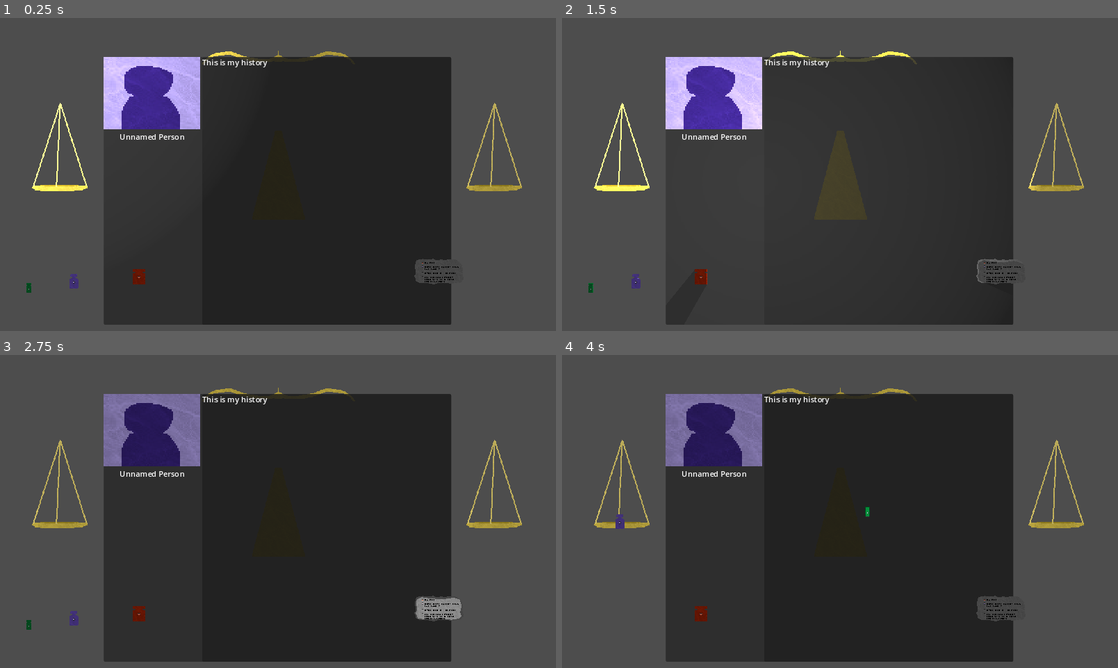
Above: before the commit, frames 1-4 (two rows, left to right).
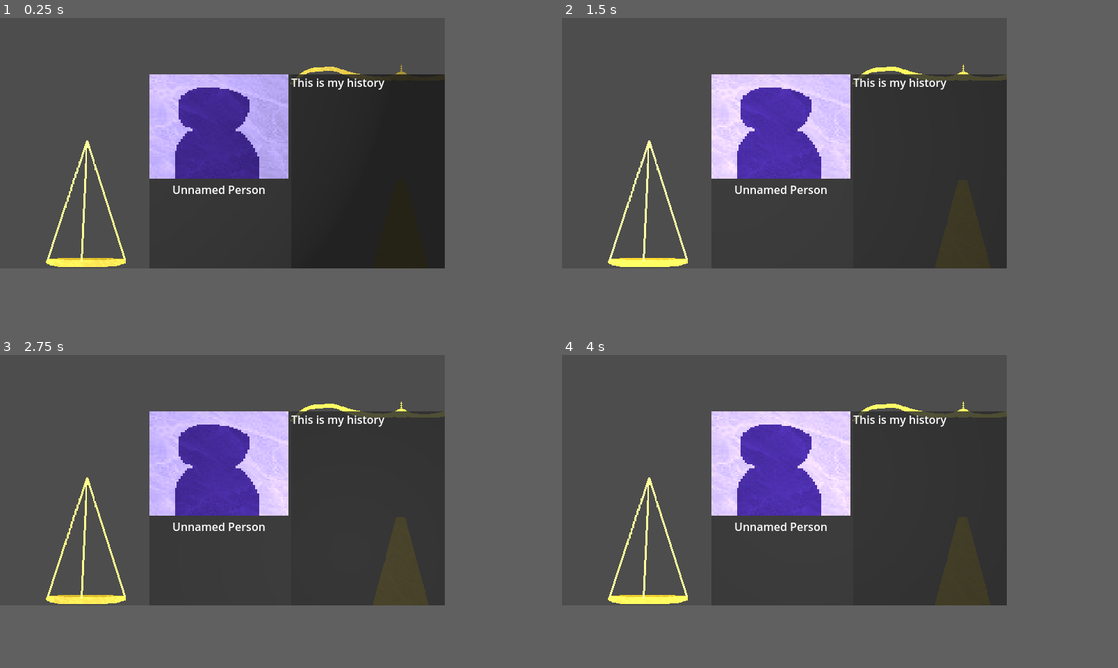
Above: after the commit, the same moments.

Repository: NicEastvillage/GMTKGameJam2024
Game: Godot game, scene res://scenes/main.tscn
Same seed, same stepped clock (60 frames per second), same inputs: the game is played once before the commit and once after it.
Inputs (mouse positions are in pixels of both pictures, inside the frame that each line leads up to):
- Up to frame 1 (0.25 s): no input
- Up to frame 2 (1.5 s): tap Enter at 0.5 s; drag from (1051, 183) to (617, 183) at 0.52 s; tap Space at 1.25 s; drag from (617, 183) to (1051, 183) at 1.27 s
- Up to frame 3 (2.75 s): tap Enter at 2 s; move the mouse to (439, 608) at 2.02 s; click (439, 608) at 2.17 s
- Up to frame 4 (4 s): tap Space at 2.75 s; drag from (634, 617) to (617, 520) at 2.77 s; tap Enter at 3.5 s; drag from (589, 624) to (867, 511) at 3.52 s
In our replay, the window is 800x450 before the commit and 640x360 after it. These sizes can differ from the game's own. Grey fills any space a smaller window leaves; there, only what the larger window draws over its background counts as a difference.

The runs differ from the first frame. In frame 1, 29% of the frame differs, in the area x 4-94%, y 10-98%; in frame 2, 25%; in frame 3, 37%; in frame 4, 37%, in the area x 5-94%, y 10-98%.
Error before the commit: Attempt to call function '_on_dropped' in base 'null instance' on a null instance. (res://scripts/draggable.gd:27)

Commit message:
Added first sins and deeds

Diff:
--- /dev/null
+++ b/prefabs/deeds_first.tscn
@@ -0,0 +1,61 @@
+[gd_scene load_steps=9 format=3 uid="uid://d33wmdbfkyvso"]
+
+[ext_resource type="Script" path="res://scripts/draggable.gd" id="1_6poeg"]
+[ext_resource type="Texture2D" uid="uid://dkndyse1aprcl" path="res://sprites/Tablet.png" id="2_luvm4"]
+[ext_resource type="Theme" uid="uid://buyb8v1ge6h0c" path="res://Fonts/Stone Age.tres" id="3_d26b8"]
+[ext_resource type="Texture2D" uid="uid://bg13rcap4d682" path="res://sprites/Shield.png" id="4_55dxj"]
+[ext_resource type="Texture2D" uid="uid://crxg2np84jiel" path="res://sprites/Diamond.png" id="5_d1qma"]
+[ext_resource type="Texture2D" uid="uid://bcuanw0r63ce8" path="res://sprites/Circle.png" id="6_lptn7"]
+
+[sub_resource type="OccluderPolygon2D" id="OccluderPolygon2D_n02qm"]
+polygon = PackedVector2Array(-97, -83, -100, -73, -96, -50, -101, -39, -94, -23, -76, -20, -61, -23, -42, -20, -15, -22, 15, -18, 39, -22, 47, -29, 43, -42, 48, -64, 41, -82, 23, -88, -9, -84, -51, -85, -82, -90)
+
+[sub_resource type="RectangleShape2D" id="RectangleShape2D_fy7mq"]
+size = Vector2(152, 76)
+
+[node name="Tablet" type="CharacterBody2D"]
+input_pickable = true
+script = ExtResource("1_6poeg")
+
+[node name="LightOccluder2D" type="LightOccluder2D" parent="."]
+position = Vector2(25, 53)
+occluder = SubResource("OccluderPolygon2D_n02qm")
+
+[node name="CollisionShape2D" type="CollisionShape2D" parent="."]
+position = Vector2(-0.266304, -0.266304)
+shape = SubResource("RectangleShape2D_fy7mq")
+
+[node name="Tablet" type="Sprite2D" parent="."]
+position = Vector2(-1.2663, 0.733696)
+rotation = 3.14159
+texture = ExtResource("2_luvm4")
+
+[node name="Label" type="Label" parent="."]
+offset_left = -54.2663
+offset_top = -30.2663
+offset_right = 71.7337
+offset_bottom = 32.7337
+theme = ExtResource("3_d26b8")
+text = "Good Deeds
+
+Have 4 kids or more
+
+Sacrifice animals on holy days
+
+Eat all your vegetables"
+autowrap_mode = 3
+
+[node name="Shield" type="Sprite2D" parent="."]
+position = Vector2(-60.2663, -13.2663)
+texture = ExtResource("4_55dxj")
+
+[node name="Diamond" type="Sprite2D" parent="."]
+position = Vector2(-60, 16)
+texture = ExtResource("5_d1qma")
+
+[node name="Circle2" type="Sprite2D" parent="."]
+position = Vector2(-60, 1)
+texture = ExtResource("6_lptn7")
+
+[connection signal="mouse_entered" from="." to="." method="_on_mouse_entered"]
+[connection signal="mouse_exited" from="." to="." method="_on_mouse_exited"]
--- a/prefabs/tablet.tscn
+++ b/prefabs/sins_first.tscn
@@ -18,50 +18,43 @@
 script = ExtResource("1_24uc2")
 
 [node name="LightOccluder2D" type="LightOccluder2D" parent="."]
+position = Vector2(25, 53)
 occluder = SubResource("OccluderPolygon2D_n02qm")
 
 [node name="CollisionShape2D" type="CollisionShape2D" parent="."]
-position = Vector2(-25, -55)
+position = Vector2(-0.266304, -0.266304)
 shape = SubResource("RectangleShape2D_fy7mq")
 
 [node name="Tablet" type="Sprite2D" parent="."]
-position = Vector2(-26, -54)
+position = Vector2(-1.2663, 0.733696)
 texture = ExtResource("2_oojug")
 
 [node name="Label" type="Label" parent="."]
-offset_left = -74.0
-offset_top = -85.0
-offset_right = 52.0
-offset_bottom = -22.0
+offset_left = -49.0
+offset_top = -30.0
+offset_right = 64.0
+offset_bottom = 19.0
 theme = ExtResource("2_m5en6")
-text = "No kill
+text = "        | SINS |
 
-Must make gather food for family
 
-Must honor the gods
+No kill other apes
 
-Should make funny artifacts to confuse archeologists"
+No stealin'
+
+Don't eat yellow snow"
 autowrap_mode = 3
 
-[node name="Circle" type="Sprite2D" parent="."]
-position = Vector2(-127, -97)
-scale = Vector2(0.293478, 0.293478)
-texture = ExtResource("4_rhavm")
-
 [node name="Shield" type="Sprite2D" parent="."]
-position = Vector2(-79, -81)
+position = Vector2(-54, -7)
 texture = ExtResource("6_34j6m")
 
 [node name="Diamond" type="Sprite2D" parent="."]
-position = Vector2(-79, -51)
-texture = ExtResource("5_f5v7k")
-
-[node name="Diamond2" type="Sprite2D" parent="."]
-position = Vector2(-79, -39)
+position = Vector2(-54, 17)
 texture = ExtResource("5_f5v7k")
 
 [node name="Circle2" type="Sprite2D" parent="."]
-position = Vector2(-79, -69)
+position = Vector2(-54, 5)
 texture = ExtResource("4_rhavm")
 
 [connection signal="mouse_entered" from="." to="." method="_on_mouse_entered"]
--- a/project.godot
+++ b/project.godot
@@ -12,11 +12,13 @@
 
 config/name="GMTKGameJam2024"
 run/main_scene="res://scenes/main.tscn"
-config/features=PackedStringArray("4.3", "Forward Plus")
+config/features=PackedStringArray("4.2", "Forward Plus")
 config/icon="res://sprites/icon.svg"
 
 [display]
 
+window/size/viewport_width=640
+window/size/viewport_height=360
 window/stretch/mode="canvas_items"
 
 [rendering]
